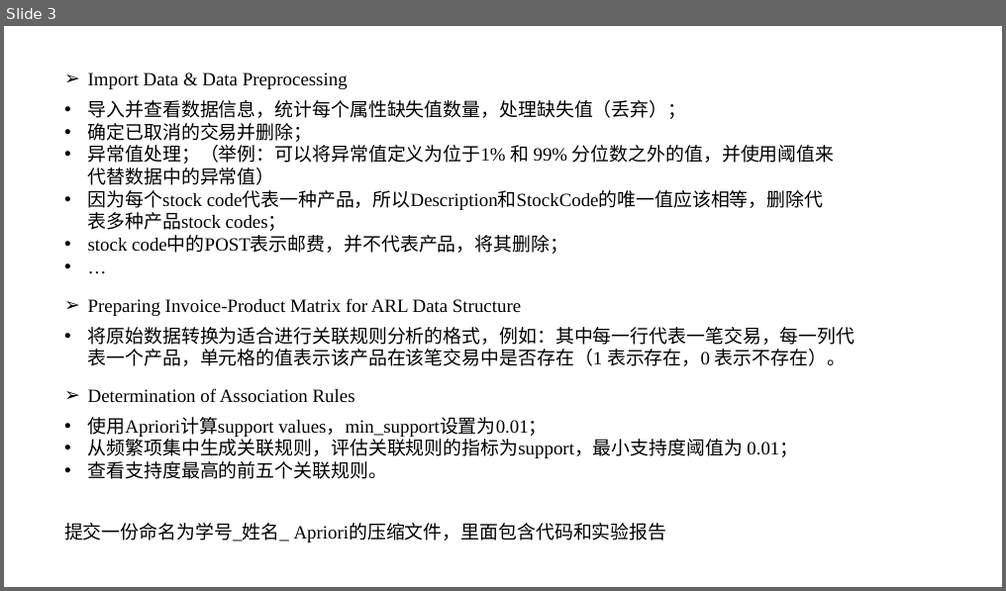
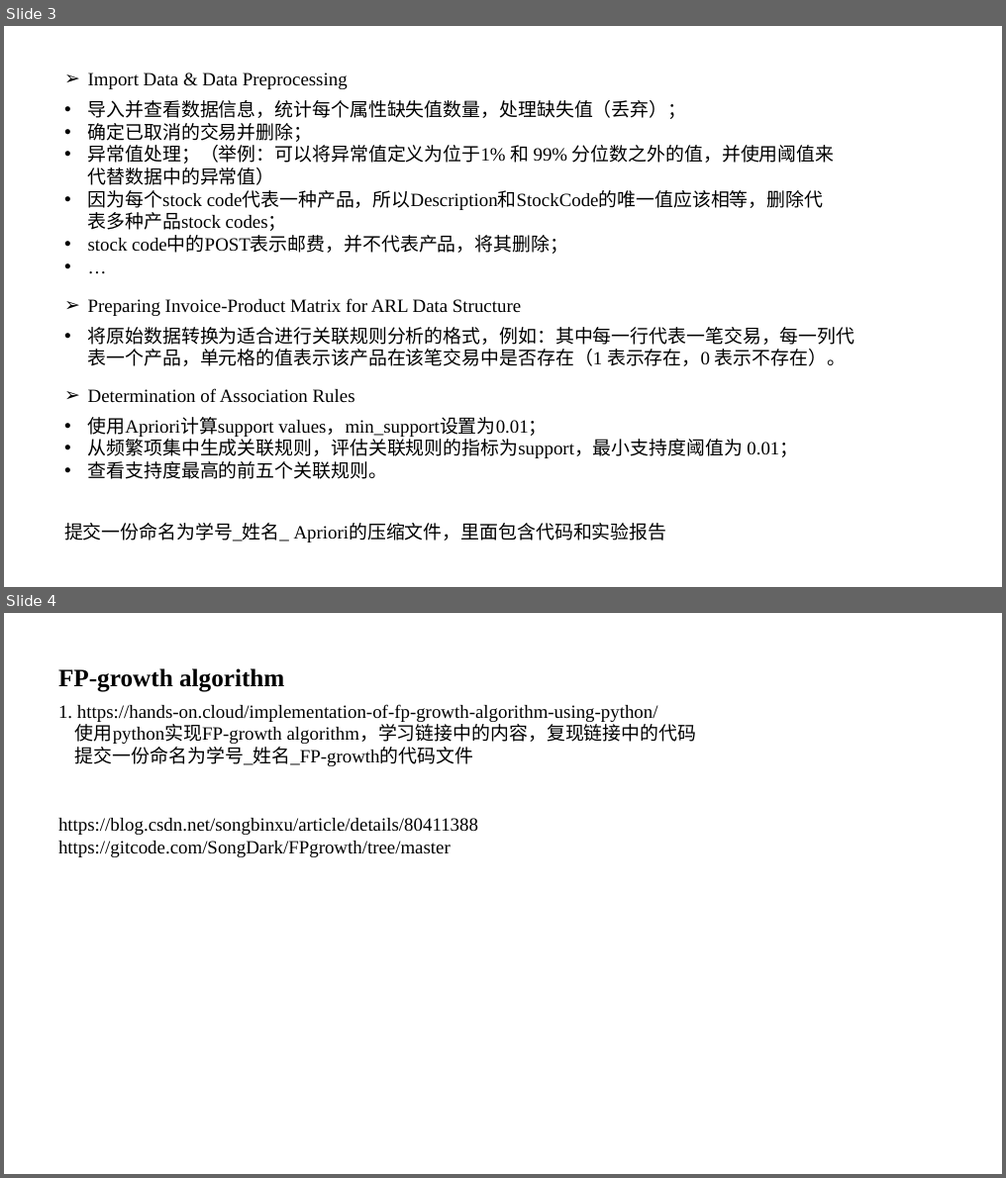
Before and after one commit to WeiLeGeZhi/Data-Mining, a slide deck: lab 2/实验课_Frequent itemset mining.pptx. Shown one above the other, each under a label of ours: slide 3 before the commit, slides 3 and 4 after it. The pictures are 1006x591 and 1006x1178 pixels, drawn with LibreOffice and Linux fonts; fonts in the diff are those of the drawing. Boxes give left, top, right and bottom in pixels: in the first picture for what was removed or moved away, otherwise in the second. Text is boxed around its words. In the diff, an @@ line names an element or a change of style, - is before the commit and + after.

Commit message:
finish FP_growth lab

```diff
--- a/lab 2/实验课_Frequent itemset mining.pptx
+++ b/lab 2/实验课_Frequent itemset mining.pptx
@@ slide 4 added at [4,613,1002,1174], background #FFFFFF @@
@@ text added at [58,668,284,692], 24 pt, text #000000, bold @@
+FP-growth algorithm
@@ text added at [58,704,697,766], 18 pt, text #000000 @@
+1. https://hands-on.cloud/implementation-of-fp-growth-algorithm-using-python/
+使用python实现FP-growth algorithm，学习链接中的内容，复现链接中的代码
+提交一份命名为学号_姓名_FP-growth的代码文件
@@ text added at [58,818,478,858], 18 pt, text #000000 @@
+https://blog.csdn.net/songbinxu/article/details/80411388
+https://gitcode.com/SongDark/FPgrowth/tree/master
```
Also in this commit, not shown: 7 other files.
